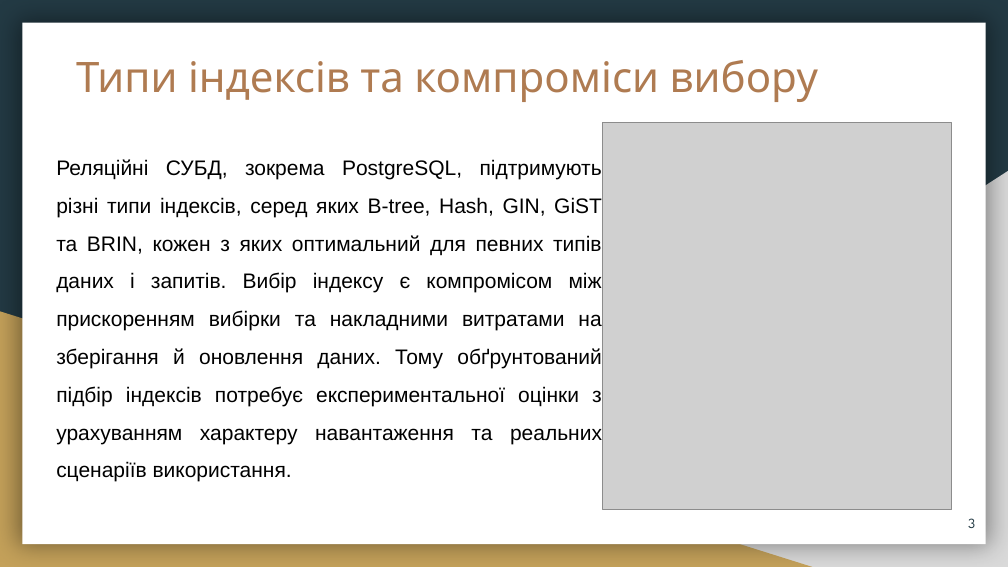
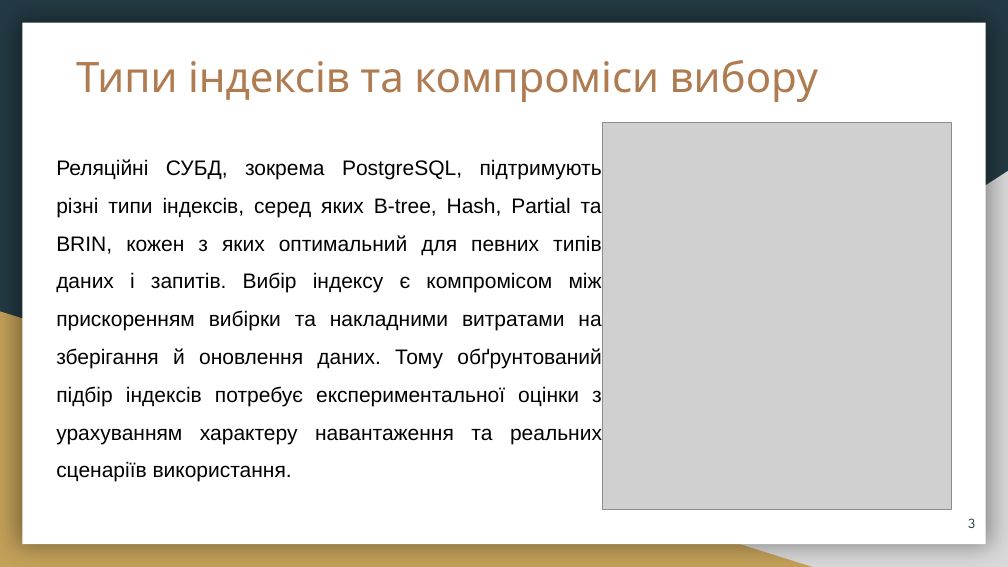
Before and after one commit to yurii-zakharov-cpe/2026_-_-_--24-1_-_-_-, a slide deck: slide 3 of 2026_М_ПІ_ІПЗздм-24-1_Захаров_Ю_Ю.pptx. Drawn at 1008x567 pixels with LibreOffice and Linux fonts; fonts in the diff are those of the drawing; grey boxes stand for pictures. Boxes give left, top, right and bottom in pixels: in the first picture for what was removed or moved away, otherwise in the second. Text is boxed around its words. In the diff, an @@ line names an element or a change of style, - is before the commit and + after.

```diff
--- a/2026_М_ПІ_ІПЗздм-24-1_Захаров_Ю_Ю.pptx
+++ b/2026_М_ПІ_ІПЗздм-24-1_Захаров_Ю_Ю.pptx
@@ text at (56, 159, 602, 482): text changed @@
-Реляційні СУБД, зокрема PostgreSQL, підтримують різні типи індексів, серед яких B-tree, Hash, GIN, GiST та BRIN, кожен з яких оптимальний для певних типів даних і запитів. Вибір індексу є компромісом між прискоренням вибірки та накладними витратами на зберігання й оновлення даних. Тому обґрунтований підбір індексів потребує експериментальної оцінки з урахуванням характеру навантаження та реальних сценаріїв використання.
+Реляційні СУБД, зокрема PostgreSQL, підтримують різні типи індексів, серед яких B-tree, Hash, Partial та BRIN, кожен з яких оптимальний для певних типів даних і запитів. Вибір індексу є компромісом між прискоренням вибірки та накладними витратами на зберігання й оновлення даних. Тому обґрунтований підбір індексів потребує експериментальної оцінки з урахуванням характеру навантаження та реальних сценаріїв використання.
```
Also in this commit, not shown: 3 other slides changed, 1 slide added.
